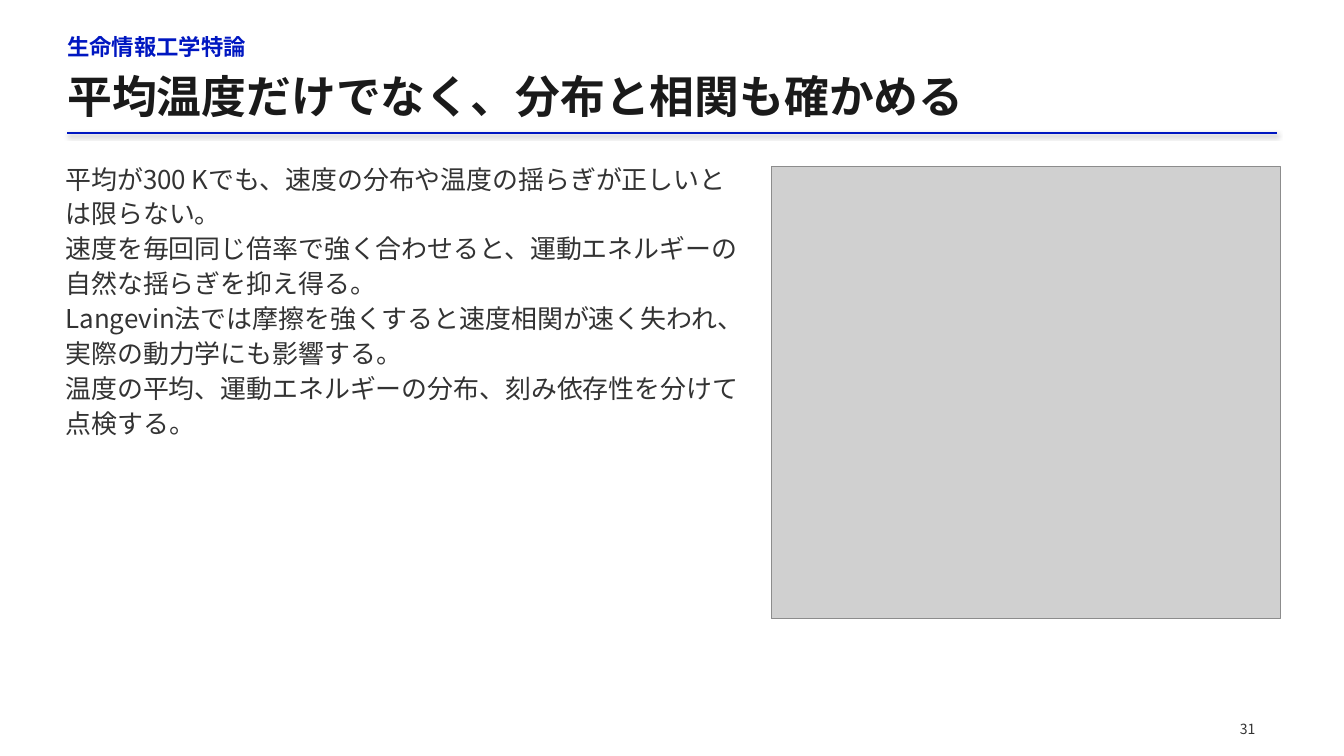
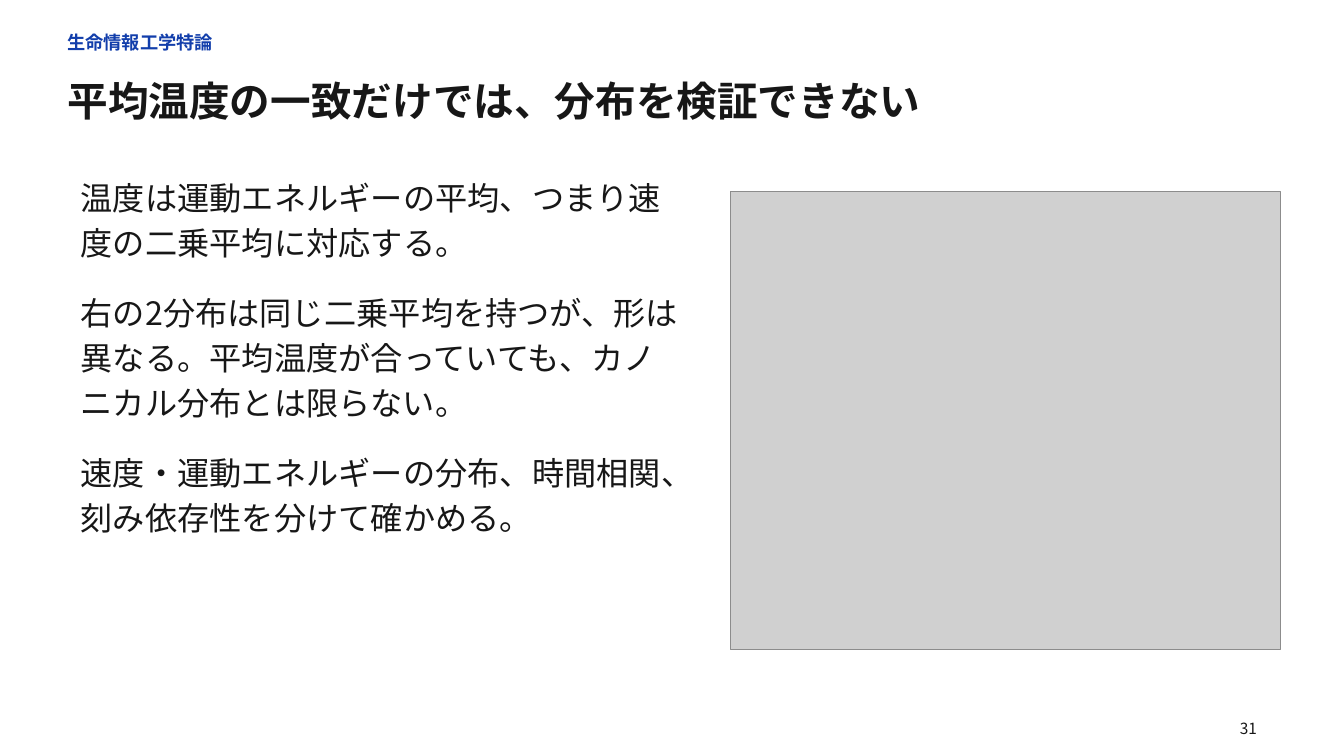
Before and after one commit to matsunagalab/lecture_bioinfo, a slide deck: slide 31 of 11_分子動力学シミュレーション/11_分子動力学シミュレーション.pptx. Drawn at 1344x756 pixels with LibreOffice and Linux fonts; fonts in the diff are those of the drawing; grey boxes stand for pictures. Boxes give left, top, right and bottom in pixels: in the first picture for what was removed or moved away, otherwise in the second. Text is boxed around its words. In the diff, an @@ line names an element or a change of style, - is before the commit and + after.

```diff
--- a/11_分子動力学シミュレーション/11_分子動力学シミュレーション.pptx
+++ b/11_分子動力学シミュレーション/11_分子動力学シミュレーション.pptx
@@ text "生命情報工学特論" at (68,33,213,51): size 16 to 13 pt, text colour #0017C1 to #123EAB; line spacing 1.1 to 16.2pt @@
@@ text at (68,81,921,120): text changed; size 32 to 29 pt; text colour #1A1A1A to #171717 @@
-平均温度だけでなく、分布と相関も確かめる
+平均温度の一致だけでは、分布を検証できない
@@ line removed from (68, 133) to (1277, 133) @@
@@ text at (81,182,694,533): text changed; size 18.5 to 23 pt; text colour #333333 to #171717 @@
-平均が300 Kでも、速度の分布や温度の揺らぎが正しいとは限らない。
-速度を毎回同じ倍率で強く合わせると、運動エネルギーの自然な揺らぎを抑え得る。
-Langevin法では摩擦を強くすると速度相関が速く失われ、実際の動力学にも影響する。
-温度の平均、運動エネルギーの分布、刻み依存性を分けて点検する。
+温度は運動エネルギーの平均、つまり速度の二乗平均に対応する。
+右の2分布は同じ二乗平均を持つが、形は異なる。平均温度が合っていても、カノニカル分布とは限らない。
+速度・運動エネルギーの分布、時間相関、刻み依存性を分けて確かめる。
@@ picture: place and size @@
-picture at (771,166,1280,619)
+picture at (731,192,1280,649)
@@ text "31" at (1240,722,1257,734): size 10 to 11 pt, text colour #333333 to #171717; line spacing 13.5pt to 13.8pt @@
```
Also in this commit, not shown: 53 other slides changed, 4 slides added, 4 slides removed, 2 other files.
